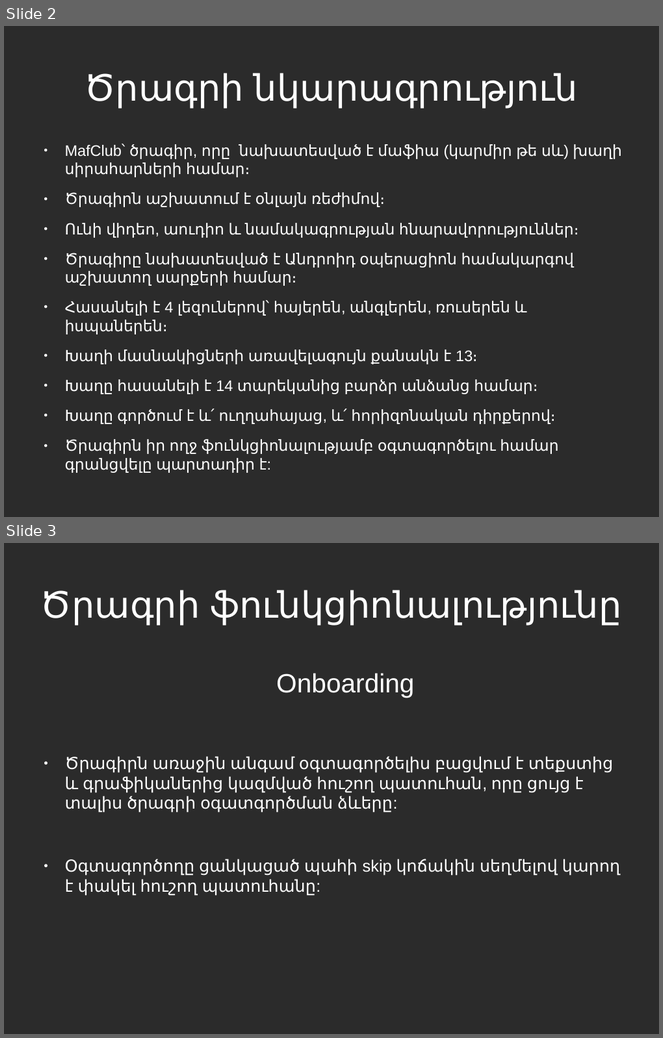
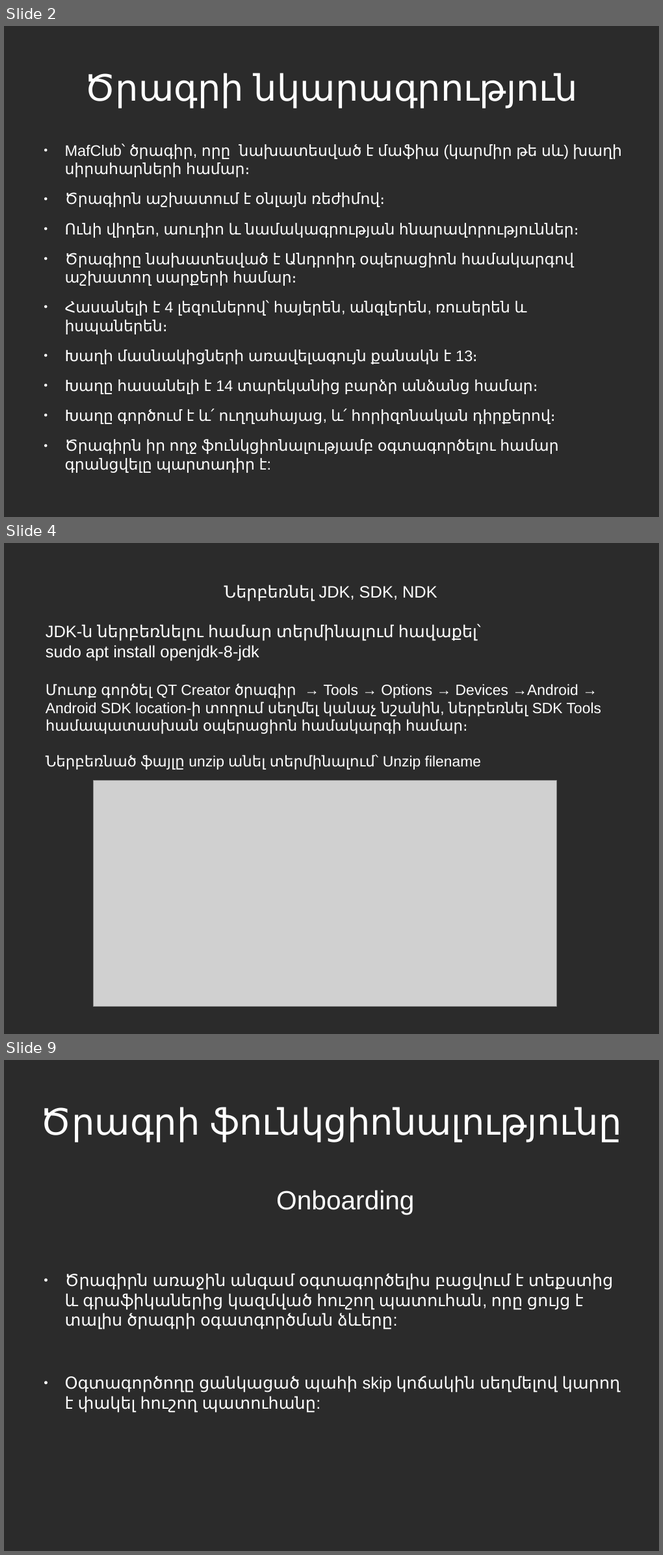
Before and after one commit to vanit-basic/instant_messenger, a slide deck: Documentation/Documentation.odp. Shown one above the other, each under a label of ours: slides 2 and 3 before the commit, slides 2, 4 and 9 after it; the slides between them are not shown. The pictures are 663x1038 and 663x1555 pixels, drawn with LibreOffice and Linux fonts; fonts in the diff are those of the drawing; grey boxes stand for pictures; background and template pictures are left out; a plain dark background stands for a picture behind light text. Boxes give left, top, right and bottom in pixels: in the first picture for what was removed or moved away, otherwise in the second. Text is boxed around its words. In the diff, an @@ line names an element or a change of style, - is before the commit and + after.

```diff
--- a/Documentation/Documentation.odp
+++ b/Documentation/Documentation.odp
@@ slide 4 added at (4, 543, 659, 1034), background picture (left out) @@
@@ text added at (46, 585, 601, 770), 18 pt, text #FFFFFF @@
+Ներբեռնել JDK, SDK, NDK
+JDK-ն ներբեռնելու համար տերմինալում հավաքել՝
+sudo apt install openjdk-8-jdk
+Մուտք գործել QT Creator ծրագիր → Tools → Options → Devices →Android → Android SDK location-ի տողում սեղմել կանաչ նշանին, ներբեռնել SDK Tools համապատասխան օպերացիոն համակարգի համար։
+Ներբեռնած ֆայլը unzip անել տերմինալում՝ Unzip filename
@@ picture added at (93, 781, 557, 1006) @@
@@ what was slide 3 is now slide 9 @@
```
Also in this commit, not shown: 1 slide changed, 5 other slides added, 1 other file.
